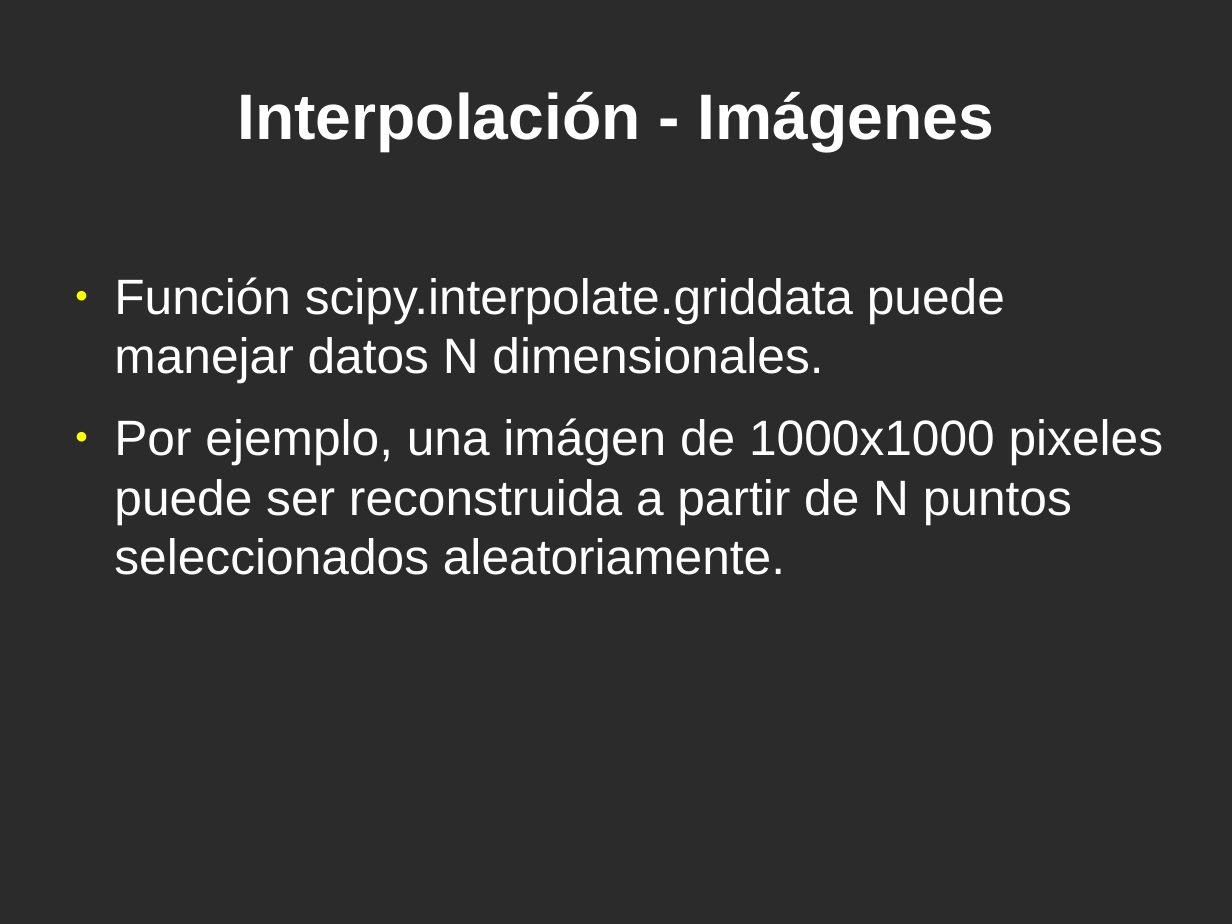
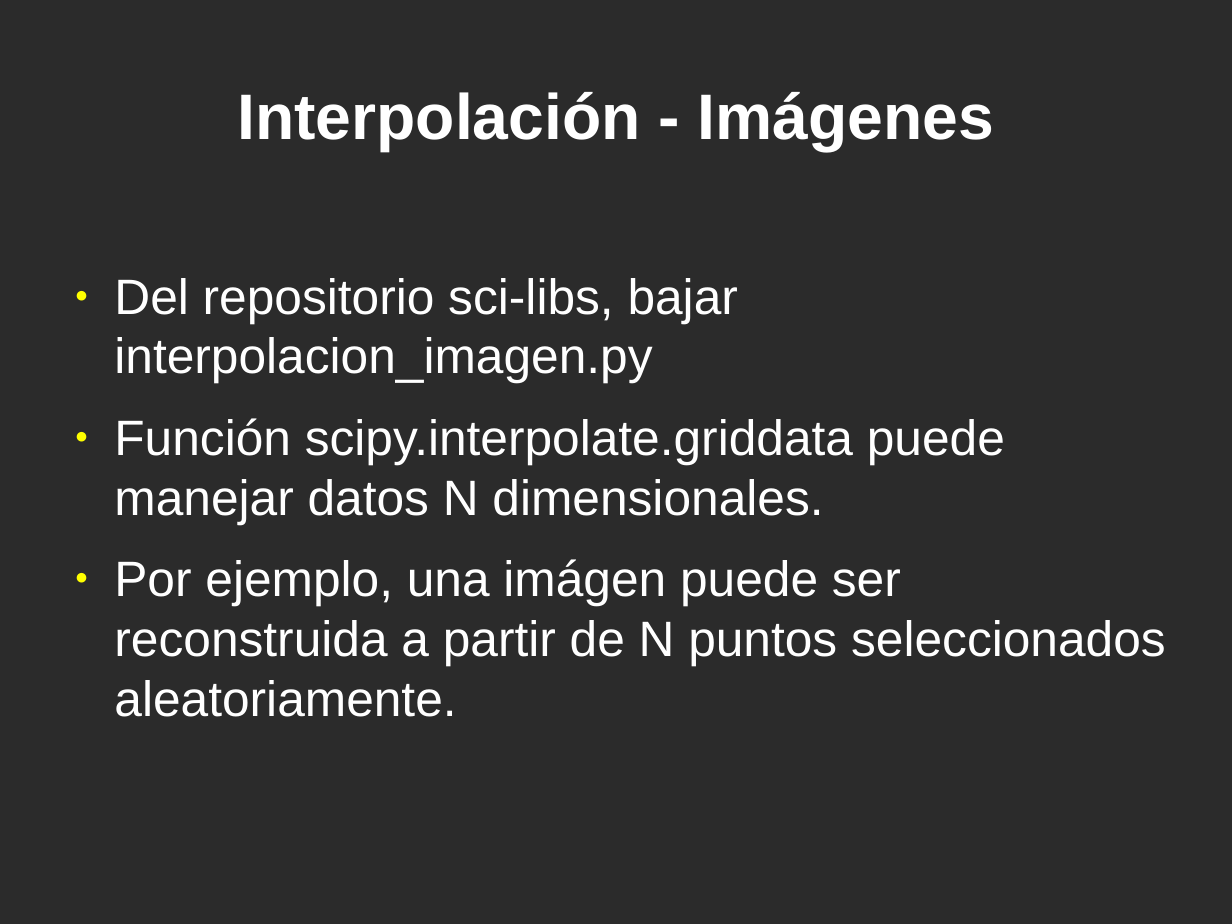
Before and after one commit to jeudy/clases_topicosI2013, a slide deck: slide 14 of 12-Librerias-Scipy.odp. Drawn at 1232x924 pixels with LibreOffice and Linux fonts; fonts in the diff are those of the drawing; background and template pictures are left out; a plain dark background stands for a picture behind light text. Boxes give left, top, right and bottom in pixels: in the first picture for what was removed or moved away, otherwise in the second. Text is boxed around its words. In the diff, an @@ line names an element or a change of style, - is before the commit and + after.

```diff
--- a/12-Librerias-Scipy.odp
+++ b/12-Librerias-Scipy.odp
@@ text at [114,278,738,383]: paragraph added @@
+● Del repositorio sci-libs, bajar interpolacion_imagen.py
@@ text at [114,559,1166,717]: text changed @@
-● Por ejemplo, una imágen de 1000x1000 pixeles puede ser reconstruida a partir de N puntos seleccionados aleatoriamente.
+● Por ejemplo, una imágen puede ser reconstruida a partir de N puntos seleccionados aleatoriamente.
```
Also in this commit, not shown: 1 other slide changed, 1 slide added, 2 other files.
